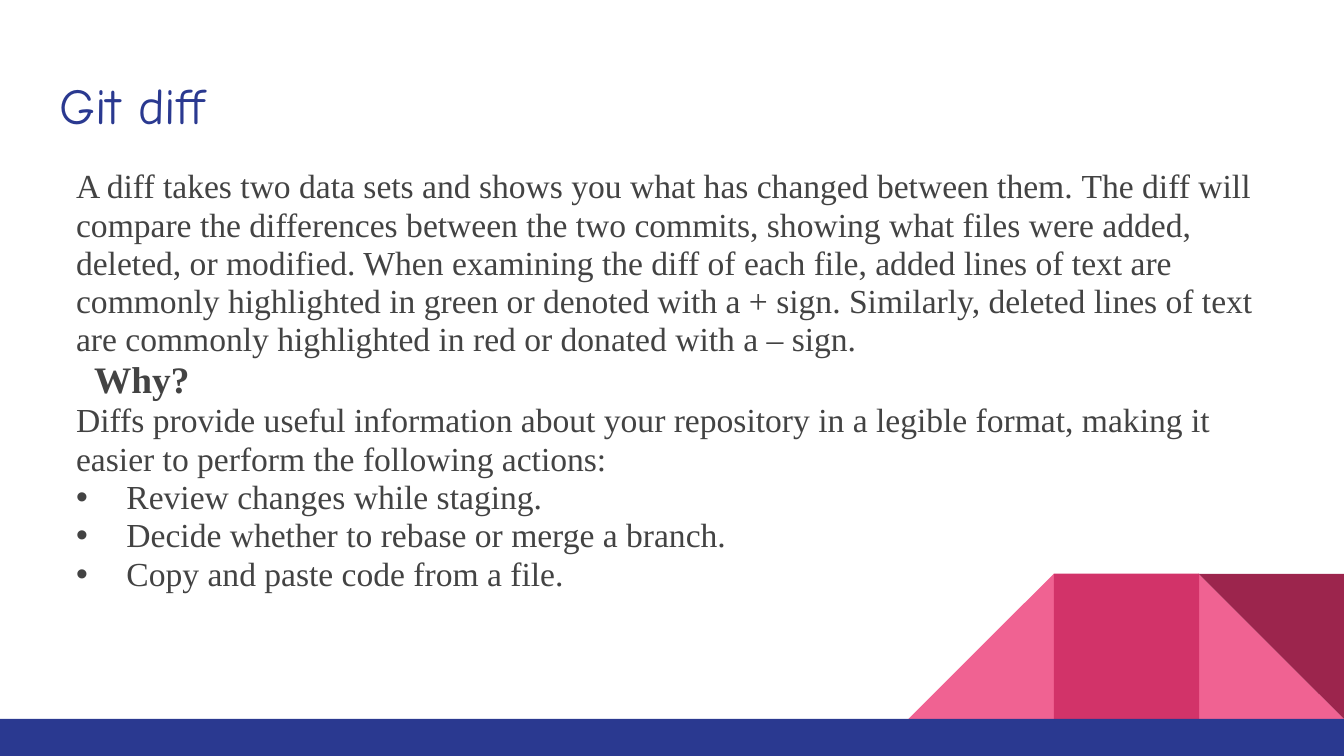
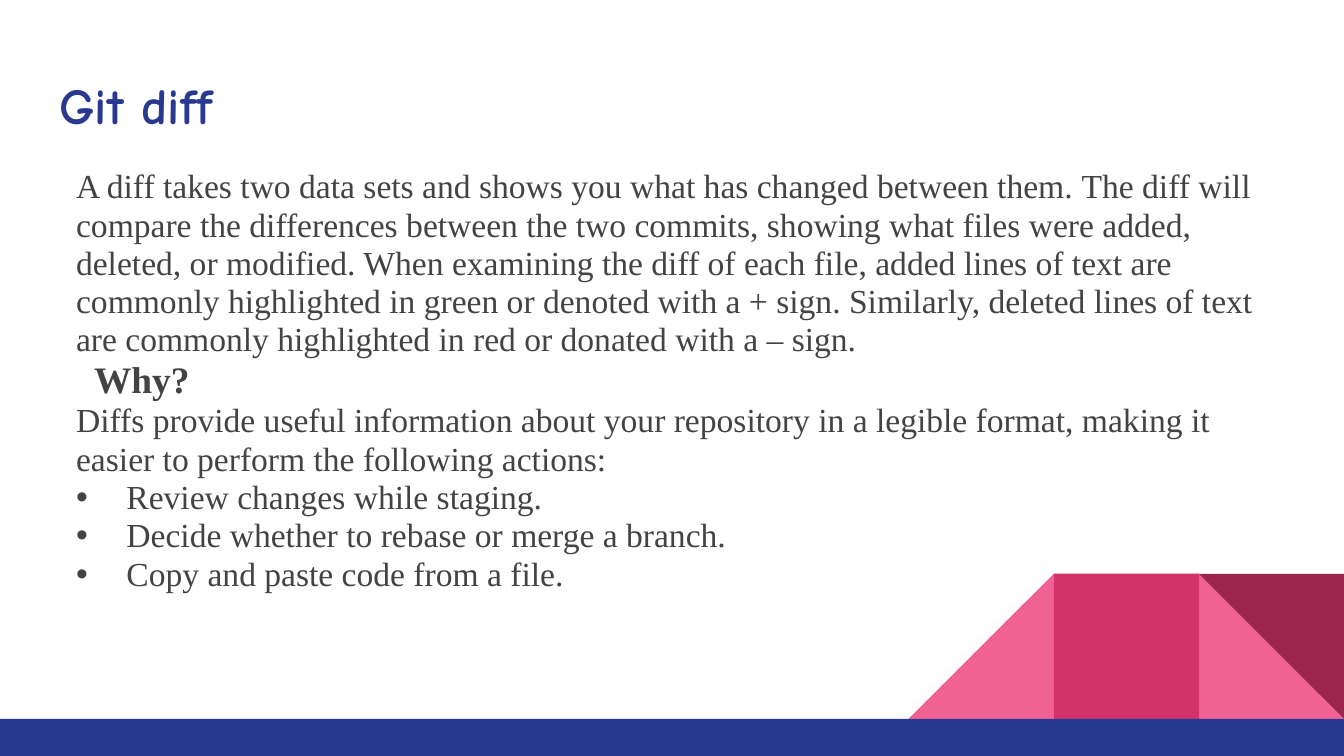
Before and after one commit to MrVaibhavChamp/Git-Advanced-Features, a slide deck: slide 13 of KOSS ppt.pptx. Drawn at 1344x756 pixels with LibreOffice and Linux fonts; fonts in the diff are those of the drawing. Boxes give left, top, right and bottom in pixels: in the first picture for what was removed or moved away, otherwise in the second. Text is boxed around its words. In the diff, an @@ line names an element or a change of style, - is before the commit and + after.

```diff
--- a/KOSS ppt.pptx
+++ b/KOSS ppt.pptx
@@ title "Git diff" at [59, 90, 213, 125]: bold on @@
```
Also in this commit, not shown: 10 other slides changed, 7 slides added.
